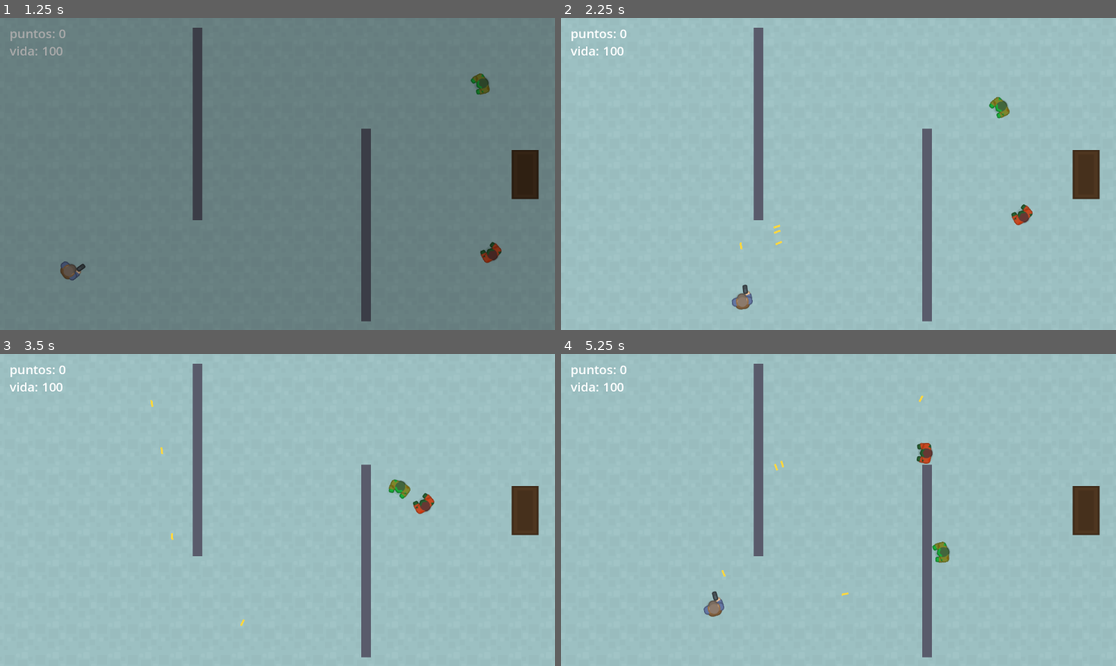
Above: before the commit, frames 1-4 (two rows, left to right).
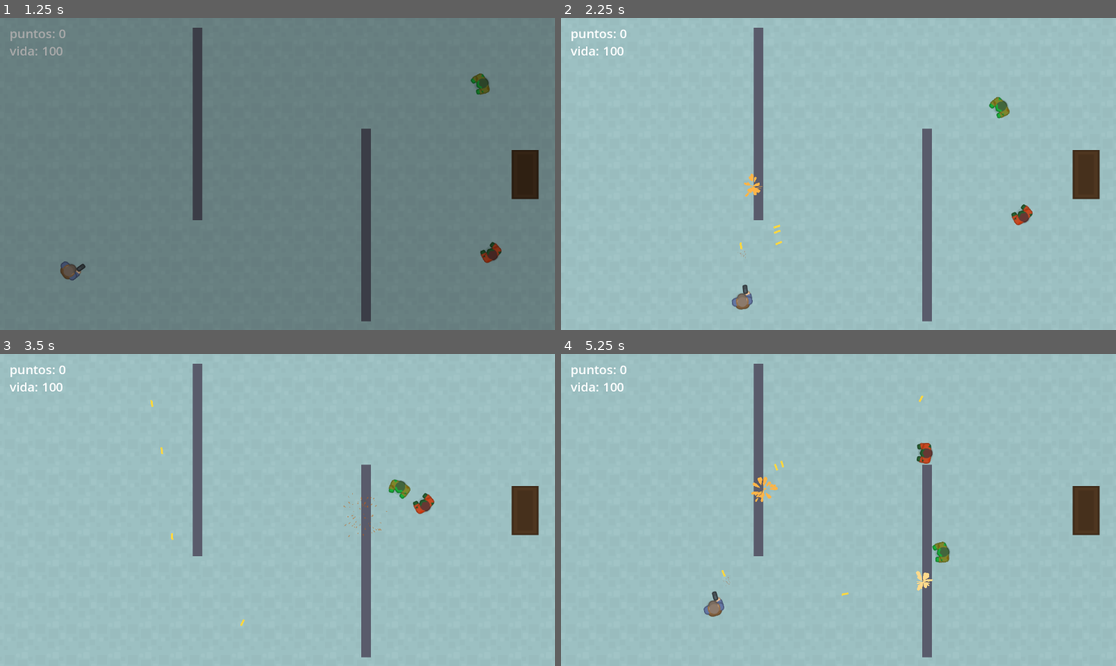
Above: after the commit, the same moments.

Repository: IgnacioRodriguezz/parcial2videojuegos2
Game: Godot game, scene res://escenas/menu.tscn
The game is run twice, just before and just after one commit, with the same random seed, the same clock (stepped at 60 frames per second) and the same inputs.
Inputs (mouse positions are in pixels of both pictures, inside the frame that each line leads up to):
- Up to frame 1 (1.25 s): click "Jugar" at 0.5 s
- Up to frame 2 (2.25 s): tap Enter (ui_accept) at 1.25, 1.35, 1.52, 1.82, 2.1 s; move the mouse to (960, 158) at 1.27 s; hold Right (ui_right) 1.28-2.03 s; move the mouse to (727, 189) at 2.02 s; hold Down (ui_down) from 2.03 s (still down)
- Up to frame 3 (3.5 s): tap Enter (ui_accept) at 2.27, 2.57, 2.85 s; move the mouse to (333, 441) at 2.77 s; release Down (ui_down) at 2.78 s; hold Right (ui_right) from 2.78 s (still down)
- Up to frame 4 (5.25 s): move the mouse to (810, 572) at 3.52 s; release Right (ui_right) at 3.53 s; hold Up (ui_up) 3.53-4.28 s; tap Enter (ui_accept) at 3.6, 3.77, 4.07, 4.35, 4.52, 4.82, 5.1 s; move the mouse to (1005, 556) at 4.27 s; hold Left (ui_left) from 4.28 s (still down); move the mouse to (672, 463) at 5.02 s

Frame 1 is identical in both runs. In frame 2, 0.1% of the frame differs, in the area x 32-37%, y 49-78%; in frame 3, less than 0.1%; in frame 4, 0.2%, in the area x 29-68%, y 39-76%.

Commit message:
efectos de particulas al disparar e impactar

Diff:
--- /dev/null
+++ b/escenas/fogonazo.tscn
@@ -0,0 +1,48 @@
+[gd_scene format=3 uid="uid://cfogonazoparc2"]
+
+[ext_resource type="Script" path="res://scripts/efecto.gd" id="1_efecto"]
+[ext_resource type="Texture2D" path="res://imagenes/particula_fuego.png" id="2_tex"]
+
+[sub_resource type="Gradient" id="Gradient_fog"]
+offsets = PackedFloat32Array(0, 0.35, 1)
+colors = PackedColorArray(1, 0.96, 0.62, 1, 1, 0.55, 0.08, 1, 0.65, 0.16, 0, 0)
+
+[sub_resource type="GradientTexture1D" id="GradientTexture1D_fog"]
+gradient = SubResource("Gradient_fog")
+
+[sub_resource type="Curve" id="Curve_fog"]
+_data = [Vector2(0, 1), 0.0, 0.0, 0, 0, Vector2(1, 0), 0.0, 0.0, 0, 0]
+point_count = 2
+
+[sub_resource type="CurveTexture" id="CurveTexture_fog"]
+curve = SubResource("Curve_fog")
+
+[sub_resource type="ParticleProcessMaterial" id="ParticleProcessMaterial_fog"]
+emission_shape = 1
+emission_sphere_radius = 2.0
+particle_flag_align_y = true
+direction = Vector3(1, 0, 0)
+spread = 18.0
+initial_velocity_min = 110.0
+initial_velocity_max = 240.0
+gravity = Vector3(0, 0, 0)
+scale_min = 0.07
+scale_max = 0.16
+scale_curve = SubResource("CurveTexture_fog")
+color_ramp = SubResource("GradientTexture1D_fog")
+
+[node name="Fogonazo" type="GPUParticles2D"]
+amount = 14
+texture = ExtResource("2_tex")
+lifetime = 0.16
+one_shot = true
+explosiveness = 1.0
+process_material = SubResource("ParticleProcessMaterial_fog")
+script = ExtResource("1_efecto")
+
+[node name="Timer" type="Timer" parent="."]
+wait_time = 0.6
+one_shot = true
+autostart = true
+
+[connection signal="timeout" from="Timer" to="." method="_on_timer_timeout"]
--- /dev/null
+++ b/escenas/impacto.tscn
@@ -0,0 +1,49 @@
+[gd_scene format=3 uid="uid://cimpactoparc2"]
+
+[ext_resource type="Script" path="res://scripts/efecto.gd" id="1_efecto"]
+[ext_resource type="Texture2D" path="res://imagenes/particula_fuego.png" id="2_tex"]
+
+[sub_resource type="Gradient" id="Gradient_imp"]
+offsets = PackedFloat32Array(0, 0.35, 1)
+colors = PackedColorArray(1, 1, 0.8, 1, 1, 0.62, 0.12, 1, 0.55, 0.12, 0, 0)
+
+[sub_resource type="GradientTexture1D" id="GradientTexture1D_imp"]
+gradient = SubResource("Gradient_imp")
+
+[sub_resource type="Curve" id="Curve_imp"]
+_data = [Vector2(0, 1), 0.0, 0.0, 0, 0, Vector2(1, 0), 0.0, 0.0, 0, 0]
+point_count = 2
+
+[sub_resource type="CurveTexture" id="CurveTexture_imp"]
+curve = SubResource("Curve_imp")
+
+[sub_resource type="ParticleProcessMaterial" id="ParticleProcessMaterial_imp"]
+emission_shape = 1
+emission_sphere_radius = 3.0
+particle_flag_align_y = true
+spread = 180.0
+initial_velocity_min = 150.0
+initial_velocity_max = 340.0
+gravity = Vector3(0, 0, 0)
+damping_min = 200.0
+damping_max = 400.0
+scale_min = 0.03
+scale_max = 0.075
+scale_curve = SubResource("CurveTexture_imp")
+color_ramp = SubResource("GradientTexture1D_imp")
+
+[node name="Impacto" type="GPUParticles2D"]
+amount = 22
+texture = ExtResource("2_tex")
+lifetime = 0.25
+one_shot = true
+explosiveness = 1.0
+process_material = SubResource("ParticleProcessMaterial_imp")
+script = ExtResource("1_efecto")
+
+[node name="Timer" type="Timer" parent="."]
+wait_time = 0.8
+one_shot = true
+autostart = true
+
+[connection signal="timeout" from="Timer" to="." method="_on_timer_timeout"]
--- a/scripts/bala.gd
+++ b/scripts/bala.gd
@@ -2,6 +2,7 @@
 
 const VELOCIDAD = 300
 const DANIO = 50
+var escena_impacto = load("res://escenas/impacto.tscn")
 
 
 func _process(delta: float) -> void:
@@ -11,4 +12,10 @@
 func _on_body_entered(body: Node2D) -> void:
 	if body.is_in_group("enemigos"):
 		body.recibir_dano(DANIO)
+
+	# instanciar el impacto donde pego
+	var nuevo_impacto = escena_impacto.instantiate()
+	nuevo_impacto.position = global_position
+	$"/root/Juego".add_child.call_deferred(nuevo_impacto)
+
 	queue_free()
--- /dev/null
+++ b/scripts/efecto.gd
@@ -0,0 +1,5 @@
+extends GPUParticles2D
+
+
+func _on_timer_timeout() -> void:
+	queue_free()
--- a/scripts/jugador.gd
+++ b/scripts/jugador.gd
@@ -2,6 +2,7 @@
 
 const SPEED = 300.0
 var escena_bala = load("res://escenas/bala.tscn")
+var escena_fogonazo = load("res://escenas/fogonazo.tscn")
 var vida = 100
 
 
@@ -16,6 +17,12 @@
 		nueva_bala.global_position = $Arma/ColorArma/Marker2D.global_position
 		nueva_bala.global_rotation = $Arma/ColorArma/Marker2D.global_rotation
 
+		# instanciar el fogonazo en la boca del arma
+		var nuevo_fogonazo = escena_fogonazo.instantiate()
+		$"/root/Juego".add_child(nuevo_fogonazo)
+		nuevo_fogonazo.global_position = $Arma/ColorArma/Marker2D.global_position
+		nuevo_fogonazo.global_rotation = $Arma/ColorArma/Marker2D.global_rotation
+
 	move_and_slide()
 
 	$Arma.look_at(get_global_mouse_position())
Binary file added: imagenes/particula_fuego.png
Not shown, added: imagenes/particula_fuego.png.import
Not shown, added: scripts/efecto.gd.uid
